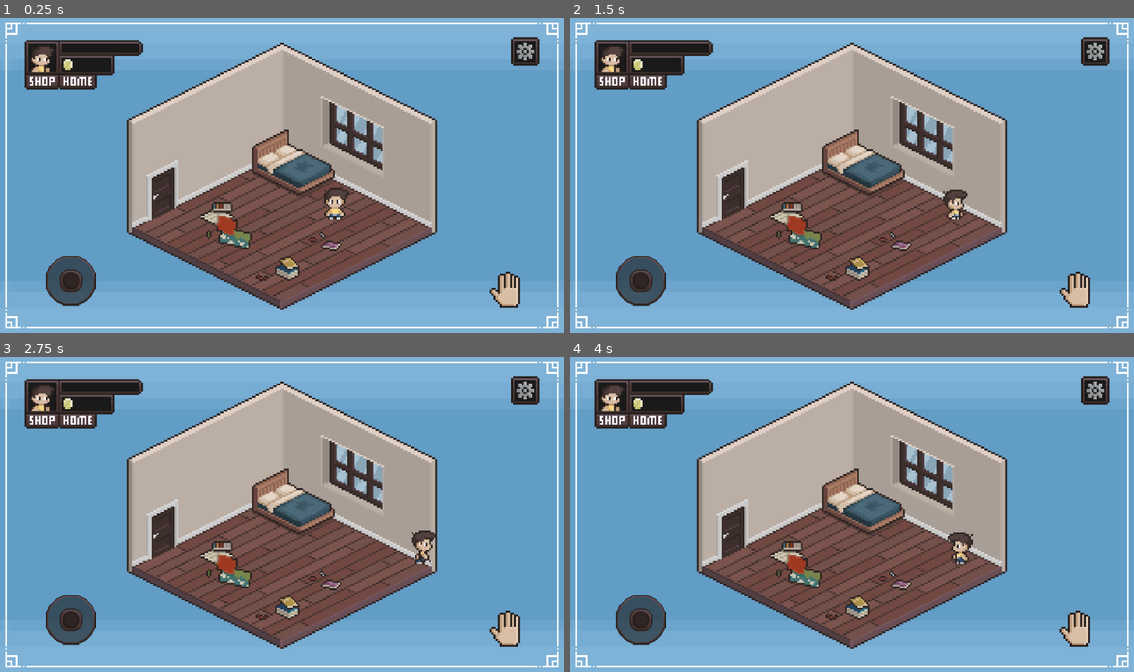
Above: before the commit, frames 1-4 (two rows, left to right).
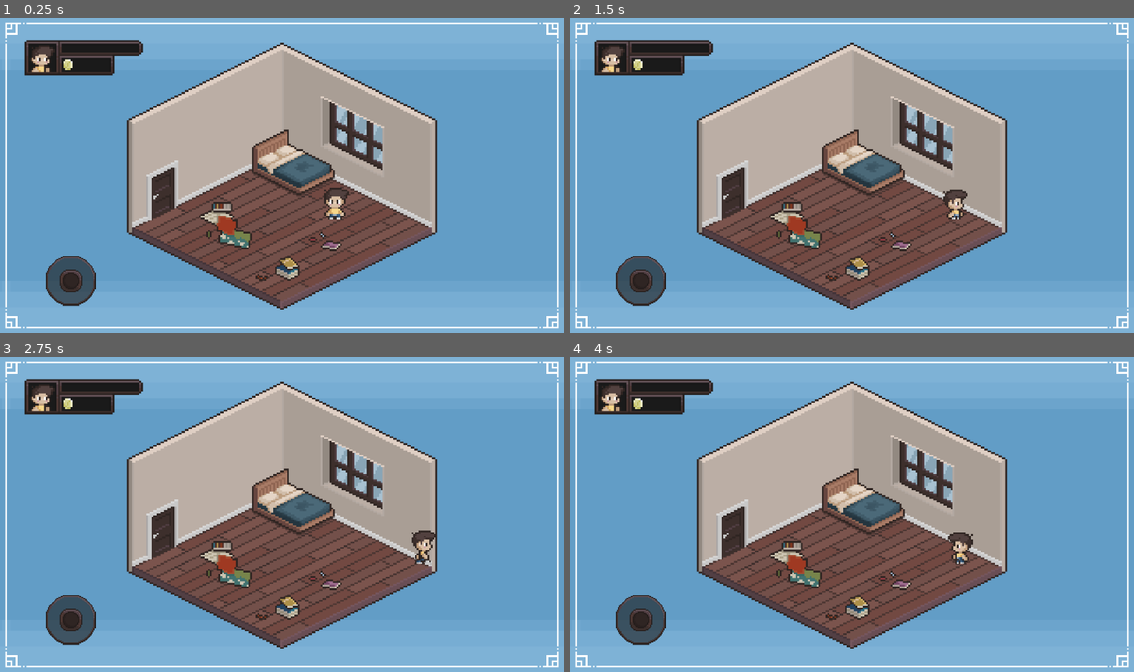
Above: after the commit, the same moments.

Repository: renanaugustomacena-ux/Projectwork-IFTS-Private
Game: Godot game, scene res://scenes/game.tscn
The game is run twice, just before and just after one commit, with the same random seed, the same clock (stepped at 60 frames per second) and the same inputs.
Inputs (mouse positions are in pixels of both pictures, inside the frame that each line leads up to):
- Up to frame 1 (0.25 s): no input
- Up to frame 2 (1.5 s): tap Enter at 0.5 s; move the mouse to (976, 159) at 0.52 s; hold Right (ui_right) 0.53-1.25 s; tap R at 0.6 s; click (976, 159) at 0.67 s; drag from (739, 191) to (823, 238) at 1.27 s
- Up to frame 3 (2.75 s): move the mouse to (338, 445) at 2.02 s; hold Right (ui_right) from 2.03 s (still down); tap R at 2.1 s
- Up to frame 4 (4 s): release Right (ui_right) at 2.75 s; drag from (823, 577) to (682, 467) at 2.77 s; move the mouse to (1021, 561) at 3.52 s; hold Left (ui_left) from 3.53 s (still down); tap R at 3.6 s

The runs differ from the first frame. In frame 1, 1.5% of the frame differs, in the area x 4-96%, y 6-93%; in frame 2, 1.5%; in frame 3, 1.5%; in frame 4, 1.5%.

Commit message:
Fixed-errors
Fixed all buttons sprite errors, reorganized directories

Diff:
--- a/projectwork-ifts/scenes/game.tscn
+++ b/projectwork-ifts/scenes/game.tscn
@@ -5,10 +5,9 @@
 [ext_resource type="PackedScene" uid="uid://bsctegqwk4fe3" path="res://scenes/female-character.tscn" id="3_lbhrr"]
 [ext_resource type="PackedScene" uid="uid://bolodsplnqnqu" path="res://scenes/virtual_joystick.tscn" id="3_lnu2h"]
 [ext_resource type="PackedScene" uid="uid://eaqyaeykmaj2" path="res://scenes/ui_male.tscn" id="5_u5sy4"]
-[ext_resource type="Texture2D" uid="uid://bnwudo25fujqk" path="res://assets/menu/buttons_static/sprite_settings_static.png" id="6_gee14"]
-[ext_resource type="Texture2D" uid="uid://df5ajxgm8n26n" path="res://assets/menu/buttons_static/button_interact_static.png" id="7_0tnpc"]
 
 [node name="Game" type="Node2D" unique_id=1822793542]
+position = Vector2(1, -15)
 
 [node name="room" parent="." unique_id=1648951168 instance=ExtResource("1_yqjtg")]
 position = Vector2(-1, 15)
@@ -27,12 +26,3 @@
 
 [node name="ui_male" parent="." unique_id=1522180996 instance=ExtResource("5_u5sy4")]
 position = Vector2(-111, -48)
-
-[node name="SpriteSettingsStatic" type="Sprite2D" parent="." unique_id=1076908254]
-position = Vector2(137, -55)
-texture = ExtResource("6_gee14")
-
-[node name="ButtonInteractStatic" type="Sprite2D" parent="." unique_id=192038382]
-position = Vector2(126.00001, 80)
-scale = Vector2(1.1538461, 1.1538461)
-texture = ExtResource("7_0tnpc")
--- a/projectwork-ifts/scenes/ui_female.tscn
+++ b/projectwork-ifts/scenes/ui_female.tscn
@@ -1,6 +1,6 @@
 [gd_scene format=3 uid="uid://4x8usi38ab3i"]
 
-[ext_resource type="Texture2D" uid="uid://bp1vs1d8wp3b4" path="res://assets/menu/ui_female.png" id="1_ftu5i"]
+[ext_resource type="Texture2D" uid="uid://bp1vs1d8wp3b4" path="res://assets/menu/ui/ui_female.png" id="1_ftu5i"]
 
 [node name="ui_female" type="StaticBody2D" unique_id=1522180996]
 
--- a/projectwork-ifts/scenes/ui_male.tscn
+++ b/projectwork-ifts/scenes/ui_male.tscn
@@ -1,18 +1,8 @@
 [gd_scene format=3 uid="uid://eaqyaeykmaj2"]
 
-[ext_resource type="Texture2D" uid="uid://6f67ykwqgogg" path="res://assets/menu/ui_male.png" id="1_1paq6"]
-[ext_resource type="Texture2D" uid="uid://c7xttge84kqdv" path="res://assets/menu/buttons_static/button_shop_static.png" id="2_l5kls"]
-[ext_resource type="Texture2D" uid="uid://dkbva50f8vi6r" path="res://assets/menu/buttons_static/button_home_static.png" id="3_5to54"]
+[ext_resource type="Texture2D" uid="uid://6f67ykwqgogg" path="res://assets/menu/ui/ui_male.png" id="1_1paq6"]
 
 [node name="ui_male" type="StaticBody2D" unique_id=1522180996]
 
 [node name="Sprite2D" type="Sprite2D" parent="." unique_id=1895361715]
 texture = ExtResource("1_1paq6")
-
-[node name="ButtonShopStatic" type="Sprite2D" parent="." unique_id=691423085]
-position = Vector2(-24, 8)
-texture = ExtResource("2_l5kls")
-
-[node name="ButtonHomeStatic" type="Sprite2D" parent="." unique_id=1090924649]
-position = Vector2(-8, 8)
-texture = ExtResource("3_5to54")
Binary file added: projectwork-ifts/assets/menu/buttons_base/sprite_credits_base.png
Not shown, added: projectwork-ifts/assets/menu/buttons_base/sprite_credits_base.png.import
Binary file added: projectwork-ifts/assets/menu/buttons_base/sprite_languages_base.png
Not shown, added: projectwork-ifts/assets/menu/buttons_base/sprite_languages_base.png.import
Binary file added: projectwork-ifts/assets/menu/buttons_base/sprite_menu_settings_base.png
Not shown, added: projectwork-ifts/assets/menu/buttons_base/sprite_menu_settings_base.png.import
Renamed: projectwork-ifts/assets/menu/sprite_quit_base.png -> projectwork-ifts/assets/menu/buttons_base/sprite_quit_base.png
Not shown, added: projectwork-ifts/assets/menu/buttons_base/sprite_quit_base.png.import
Binary file removed: projectwork-ifts/assets/menu/buttons_pressed/base_languages_pressed.png
Not shown, removed: projectwork-ifts/assets/menu/buttons_pressed/base_languages_pressed.png.import
Binary file removed: projectwork-ifts/assets/menu/buttons_pressed/base_menu_settings_pressed.png
Not shown, removed: projectwork-ifts/assets/menu/buttons_pressed/base_menu_settings_pressed.png.import
(and 98 more such lines)
